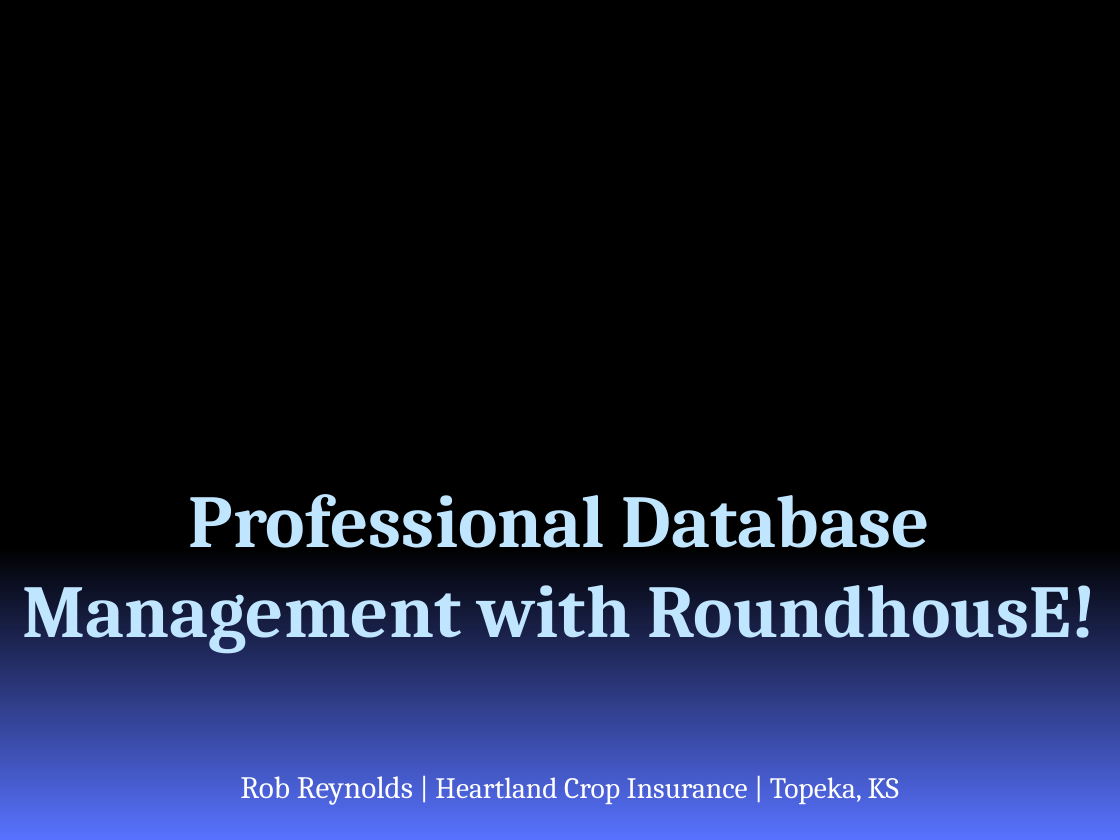
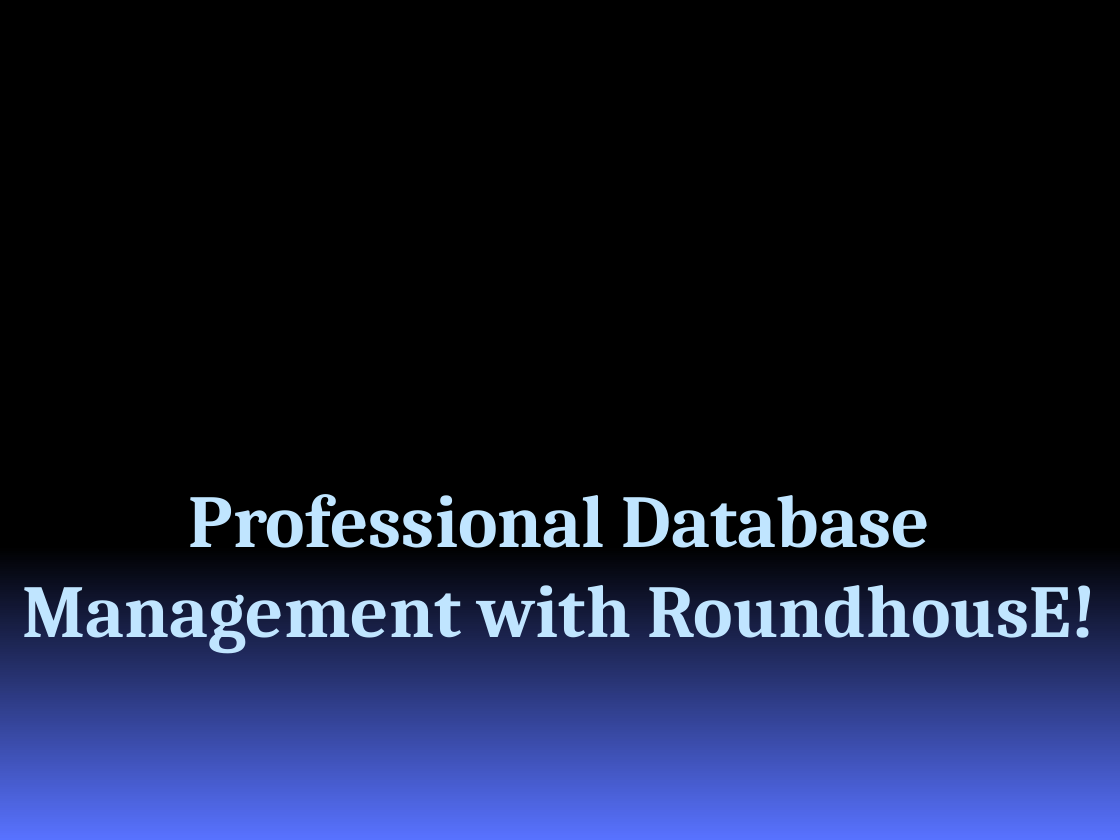
Before and after one commit to chucknorris/roundhouse, a slide deck: slide 1 of docs/RoundhousEPresentation.pptx. Drawn at 1120x840 pixels with LibreOffice and Linux fonts; fonts in the diff are those of the drawing; background and template pictures are left out. Boxes give left, top, right and bottom in pixels: in the first picture for what was removed or moved away, otherwise in the second. Text is boxed around its words. In the diff, an @@ line names an element or a change of style, - is before the commit and + after.

```diff
--- a/docs/RoundhousEPresentation.pptx
+++ b/docs/RoundhousEPresentation.pptx
@@ subtitle removed at (240, 776, 899, 805) @@
-Rob Reynolds | Heartland Crop Insurance | Topeka, KS
```
Also in this commit, not shown: 6 other slides changed, 1 other file.
